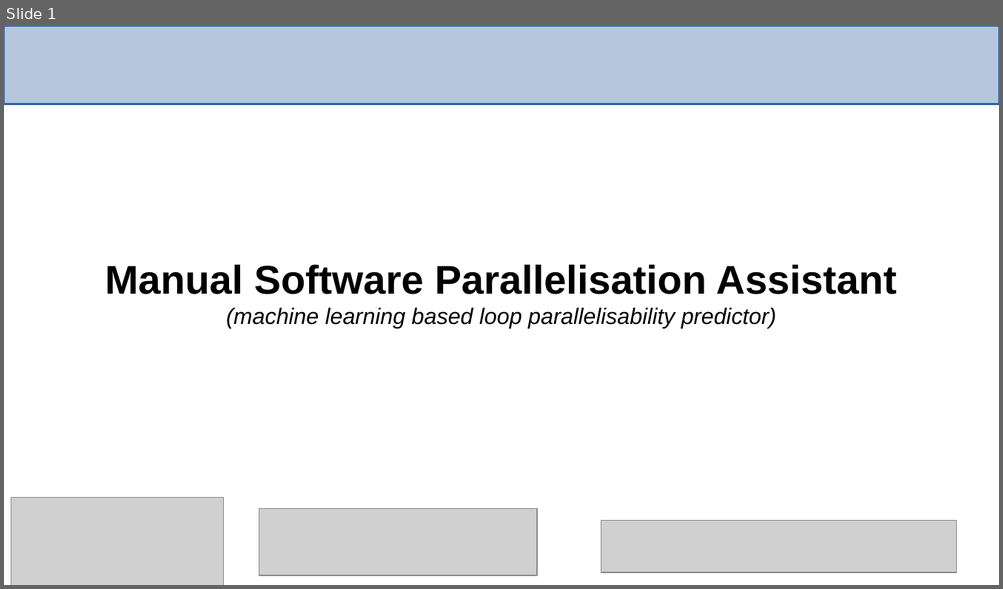
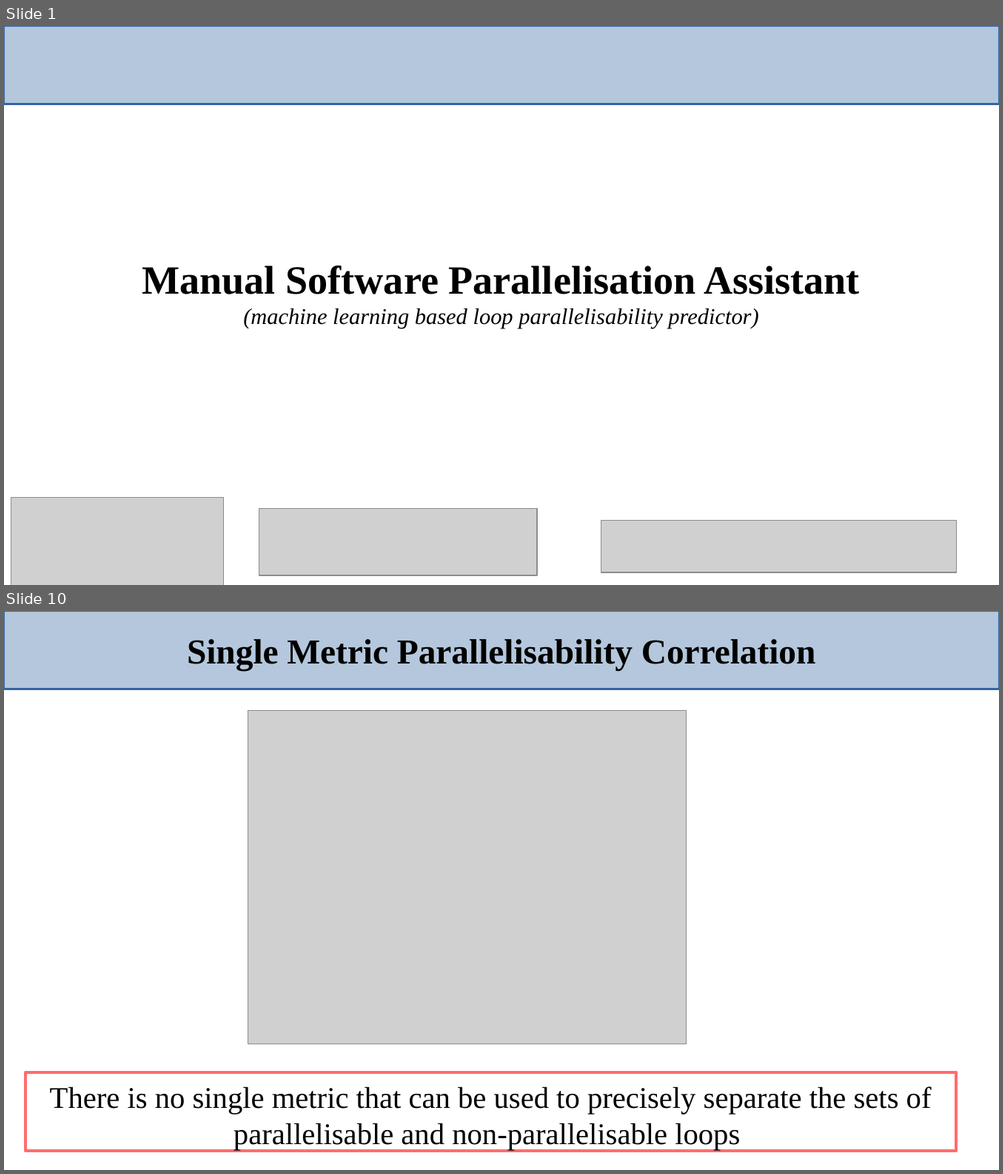
Before and after one commit to harel-coffee/PParMetrics-auto, a slide deck: doc/HiSilicon_Huawei_meeting/presentation.odp. Shown one above the other, each under a label of ours: slide 1 before the commit, slides 1 and 10 after it; the slides between them are not shown. The pictures are 1003x589 and 1003x1174 pixels, drawn with LibreOffice and Linux fonts; fonts in the diff are those of the drawing; grey boxes stand for pictures. Boxes give left, top, right and bottom in pixels: in the first picture for what was removed or moved away, otherwise in the second. Text is boxed around its words. In the diff, an @@ line names an element or a change of style, - is before the commit and + after.

```diff
--- a/doc/HiSilicon_Huawei_meeting/presentation.odp
+++ b/doc/HiSilicon_Huawei_meeting/presentation.odp
@@ slide 10 added at (4,611,999,1170), background #FFFFFF @@
@@ rectangle added at (4,611,999,689), fill #B4C7DC, outline #3465A4 1.5 pt @@
@@ title added at (187,639,816,671), 28 pt, text #000000, bold @@
+Single Metric Parallelisability Correlation
@@ picture added at (247,710,686,1044) @@
@@ rectangle added at (25,1073,956,1152), outline #FF6D6D 2.3 pt, 24 pt, text #000000 @@
+There is no single metric that can be used to precisely separate the sets of parallelisable and non-parallelisable loops
@@ slide 1 changed as well @@
@@ title "Manual Software Parallelisation Assistant (machine ..." at (142,266,859,329): font Arial to Times New Roman @@
```
Also in this commit, not shown: 14 other slides added, 3 slides removed, 7 other files.
